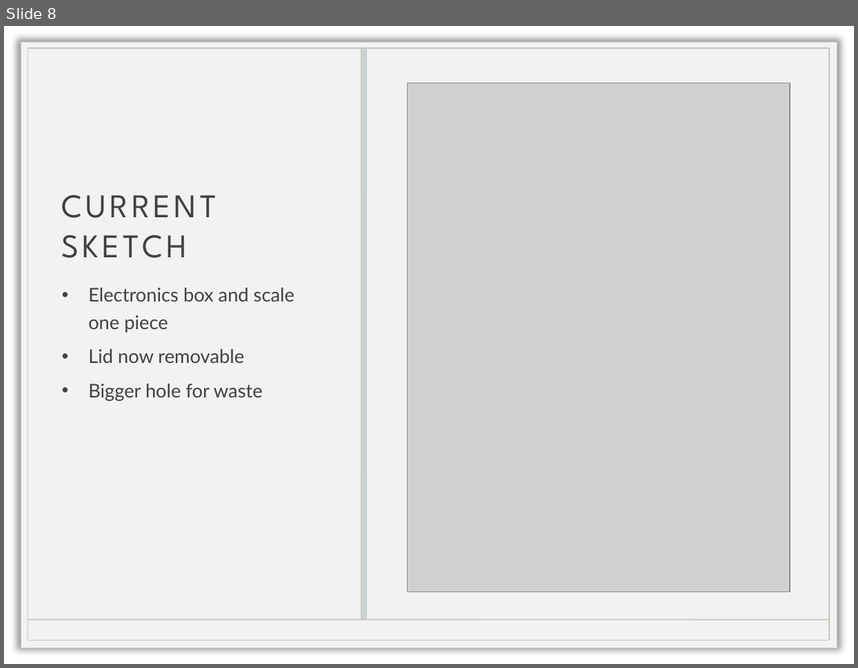
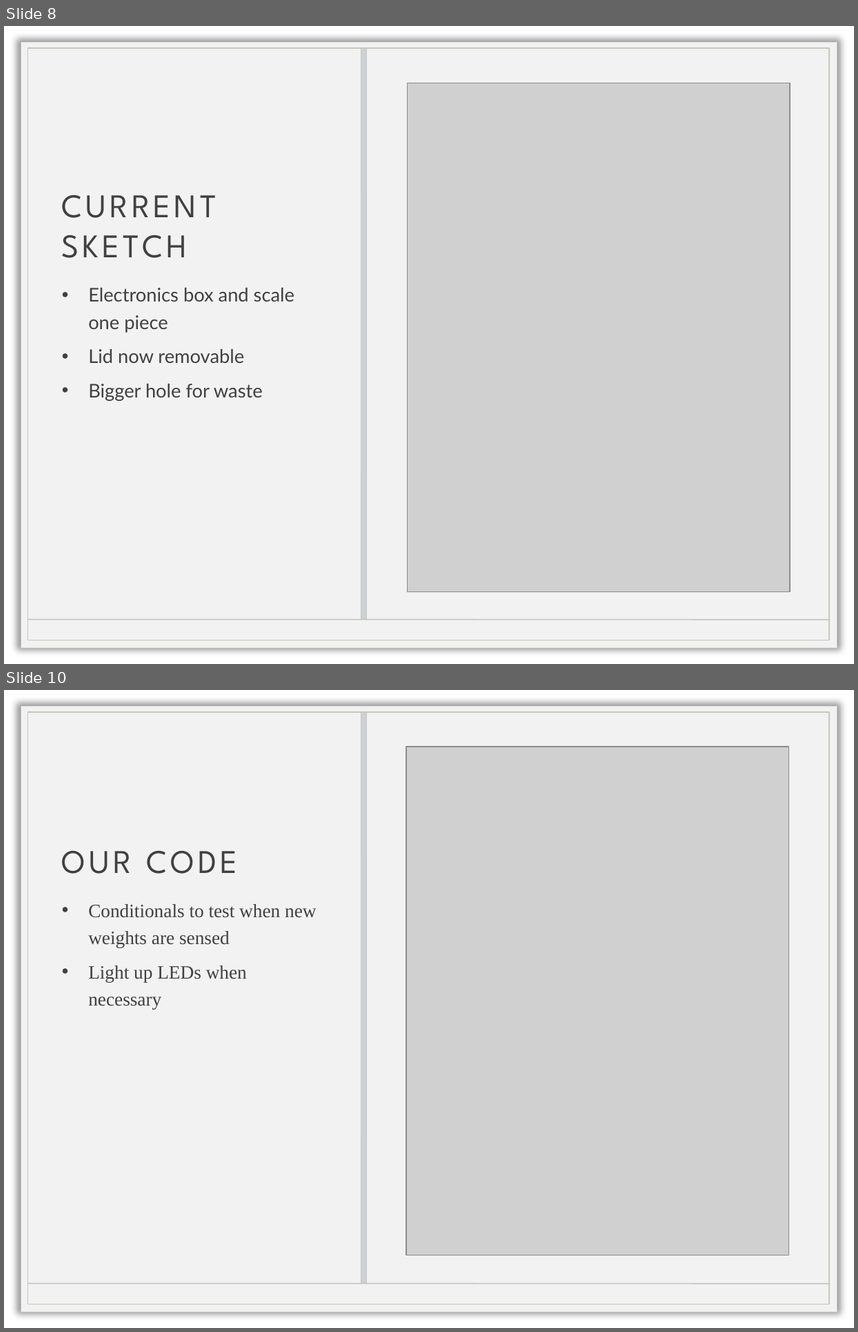
Before and after one commit to joestoica/Making-for-Good-Final-Project, a slide deck: Status Presentation.pptx. Shown one above the other, each under a label of ours: slide 8 before the commit, slides 8 and 10 after it; the slides between them are not shown. The pictures are 858x668 and 858x1332 pixels, drawn with LibreOffice and Linux fonts; fonts in the diff are those of the drawing; grey boxes stand for pictures; background and template pictures are left out. Boxes give left, top, right and bottom in pixels: in the first picture for what was removed or moved away, otherwise in the second. Text is boxed around its words. In the diff, an @@ line names an element or a change of style, - is before the commit and + after.

```diff
--- a/Status Presentation.pptx
+++ b/Status Presentation.pptx
@@ slide 10 added at (4,690,854,1328), background picture (left out); not listed: 4 template elements that a slide beside it also shows @@
@@ picture added at (406,747,789,1255) @@
@@ title added at (62,851,237,874), 28 pt, text #404040 @@
+OUR CODE
@@ text added at (88,904,316,1009), 16 pt, text #404040 @@
+• Conditionals to test when new weights are sensed
+• Light up LEDs when necessary
```
Also in this commit, not shown: 1 slide changed, 3 other slides added, 1 other file.
